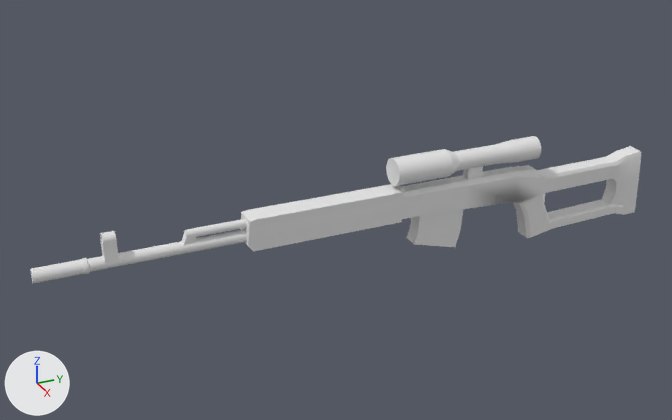
Before and after pictures for a commit that changed the FBX model DeathChamberNetworkingUnity/Assets/Models/ScopedSvd Draft.fbx.
Both versions are drawn from a 50 mm lens placed at (7.19, -5.49, 4.13), pointed at (-0.17, -2.18, 0.45). Lighting does not change. The marker at lower left points along +X, +Y and +Z. Vertices at the same position are counted once.
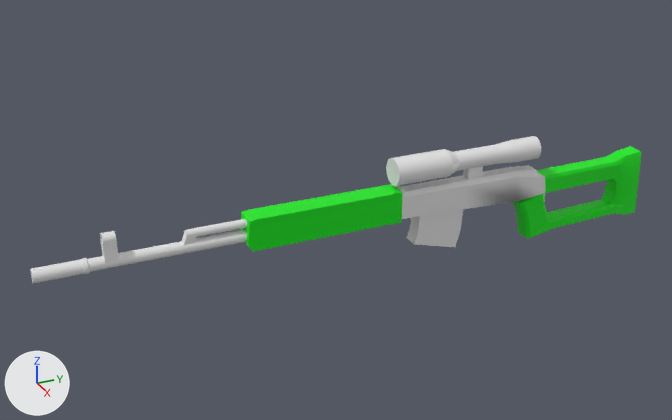
What differs and where, as boxes [x1, y1, x2, y2] in the pictures (672 x 420 px):
part 1 of me_cube_008, recoloured (white to green): [513, 146, 641, 238] in both
part 2 of me_cube_008, recoloured (white to green): [248, 184, 403, 251] in both
part 3 of me_cube_008, recoloured (white to green): [241, 210, 256, 251] in both

Edits to the bpy script that builds the scene:
```text
Add mat_material:
    mat_material = principled_material('Material')
    mat_material.base_color = (0.8, 0.8, 0.8)  # white #e7e7e7
    mat_material.roughness = 0.4
Add mat_material_001:
    mat_material_001 = principled_material('Material.001')
    mat_material_001.base_color = (0.0, 0.8, 0.00509)  # green #00e710
Change me_cube_008:
    where me_cube_008.from_pydata(...)  # 1126 vertices, 1053 faces; spans x -0.13..0.13, y -5.0..1.27, z -0.15..0.95
    used by ob_cube_006; location = (0.0, 0.0, 0.0)
    me_cube_008 part 1: 139 of the faces centred in x -0.1..0.1, y -0.27..1.27, z -0.15..0.59 switch from no material to mat_material_001 (green #00e710)
    me_cube_008 part 2: 20 of the faces centred in x -0.11..0.11, y -2.37..-1.62, z 0.33..0.64 switch from no material to mat_material_001 (green #00e710)
    me_cube_008 part 3: 16 of the faces centred in x -0.11..0.11, y -3.15..-3.11, z 0.36..0.64 switch from no material to mat_material_001 (green #00e710)
    add me_cube_008.materials.append(mat_material)  # white #e7e7e7
```
